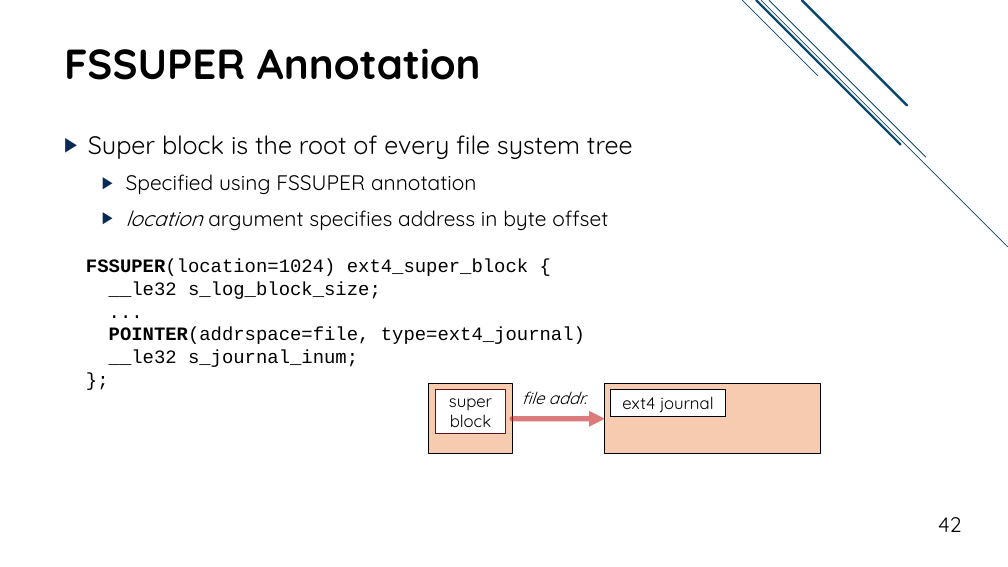
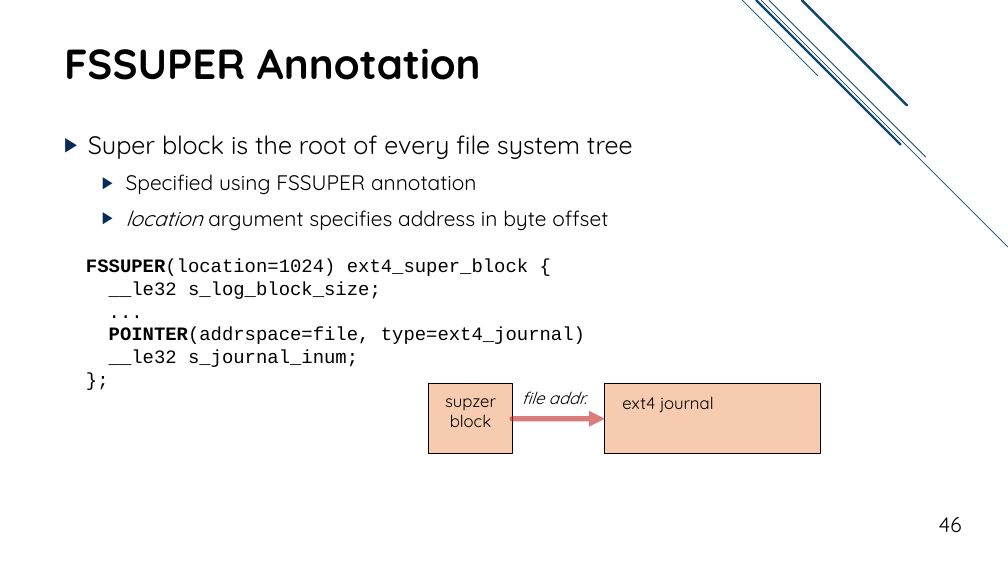
Before and after one commit to jacksun007/spiffy-paper, a slide deck: slide 46 of talk/spiffy_talk.pptx (slide 42 before the commit). Drawn at 1008x567 pixels with LibreOffice and Linux fonts; fonts in the diff are those of the drawing. Boxes give left, top, right and bottom in pixels: in the first picture for what was removed or moved away, otherwise in the second. Text is boxed around its words. In the diff, an @@ line names an element or a change of style, - is before the commit and + after.

```diff
--- a/talk/spiffy_talk.pptx
+++ b/talk/spiffy_talk.pptx
@@ text "supzer block" moved from (x1=436, y1=389, x2=505, y2=433) to (x1=445, y1=398, x2=496, y2=427) @@
@@ text "supzer block" at (x1=445, y1=398, x2=496, y2=427): fill #FFFFFF to none; outline #631212 1 pt to none @@
@@ text "ext4 journal" moved from (x1=611, y1=389, x2=726, y2=417) to (x1=622, y1=396, x2=714, y2=413) @@
@@ text "ext4 journal" at (x1=622, y1=396, x2=714, y2=413): fill #FFFFFF to none; outline #000000 1 pt to none @@
@@ text at (x1=445, y1=398, x2=496, y2=427): text changed @@
-super block
+supzer block
@@ page number at (x1=939, y1=517, x2=962, y2=533): text changed @@
-42
+46
```
Also in this commit, not shown: 11 other slides changed, 5 slides added.
